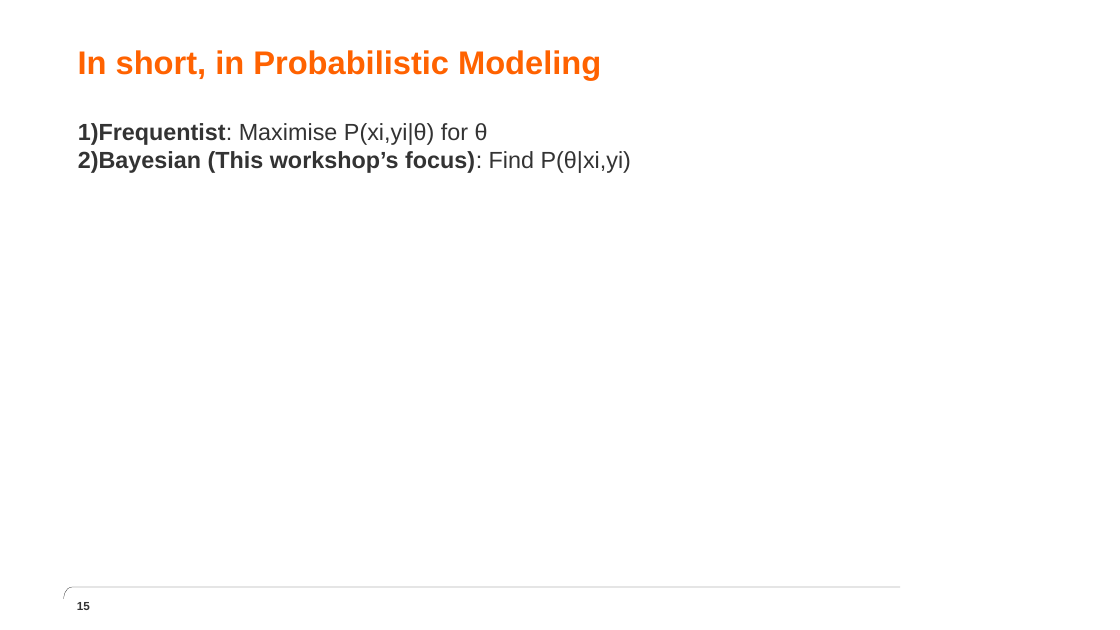
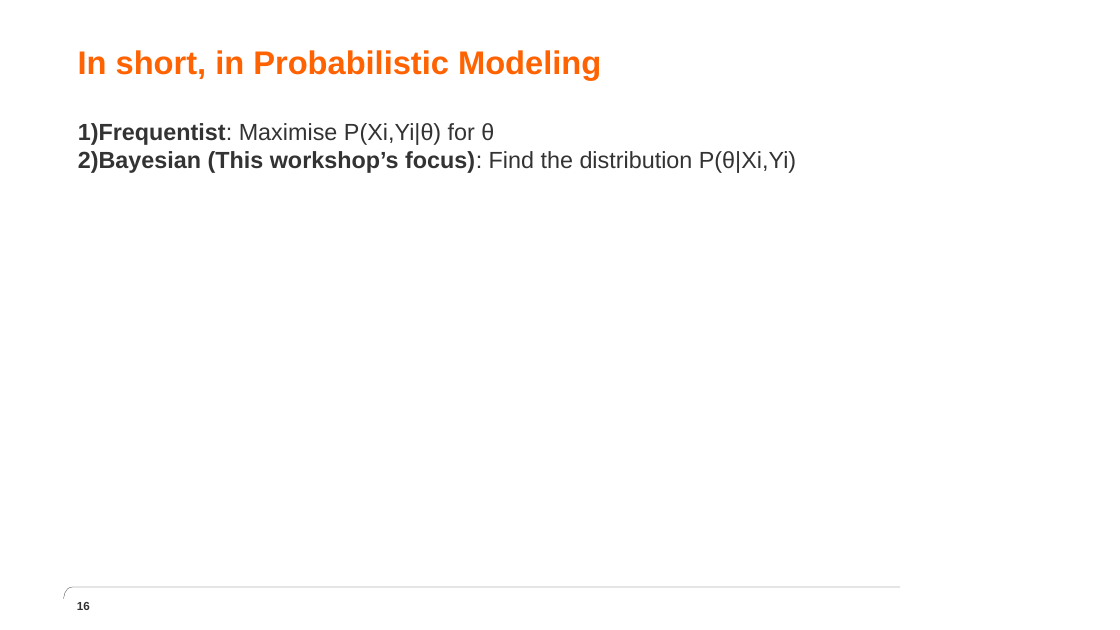
Before and after one commit to nawarhalabi/graphical_modeling, a slide deck: slide 16 of presentation.pptx (slide 15 before the commit). Drawn at 1120x630 pixels with LibreOffice and Linux fonts; fonts in the diff are those of the drawing; background and template pictures are left out. Boxes give left, top, right and bottom in pixels: in the first picture for what was removed or moved away, otherwise in the second. Text is boxed around its words. In the diff, an @@ line names an element or a change of style, - is before the commit and + after.

```diff
--- a/presentation.pptx
+++ b/presentation.pptx
@@ text at (78,123,796,173): text changed; bold off @@
-1) Frequentist: Maximise P(xi,yi|θ) for θ
-2) Bayesian (This workshop’s focus): Find P(θ|xi,yi)
+1) Frequentist: Maximise P(Xi,Yi|θ) for θ
+2) Bayesian (This workshop’s focus): Find the distribution P(θ|Xi,Yi)
```
Also in this commit, not shown: 7 other slides changed, 2 slides added, 1 other file.
